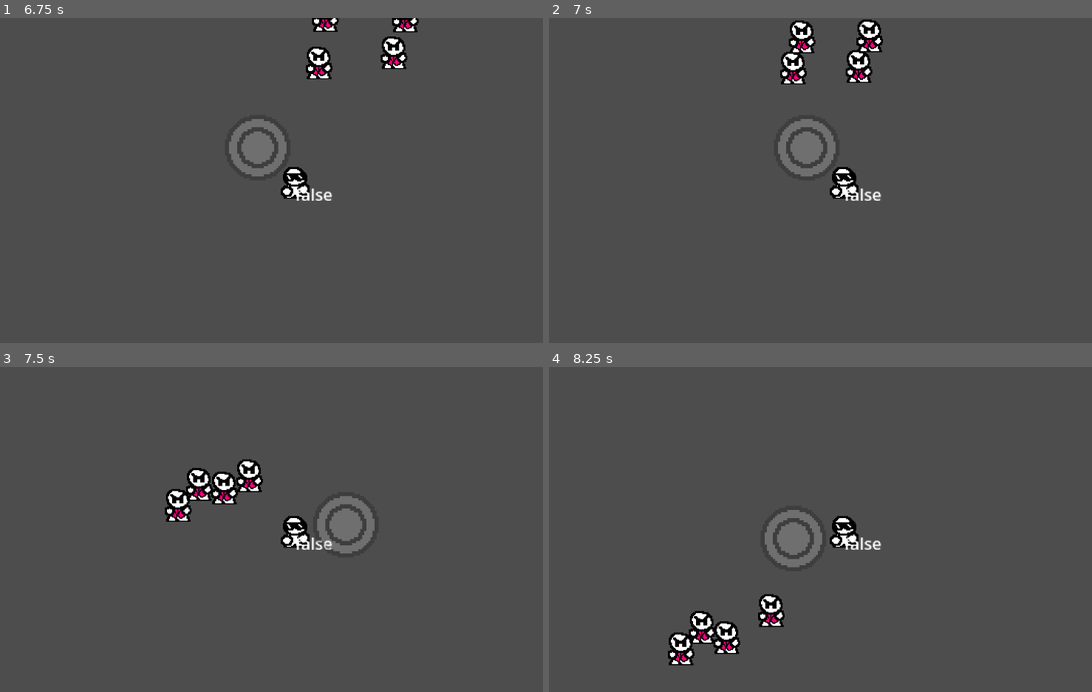
Above: before the commit, frames 1-4 (two rows, left to right).
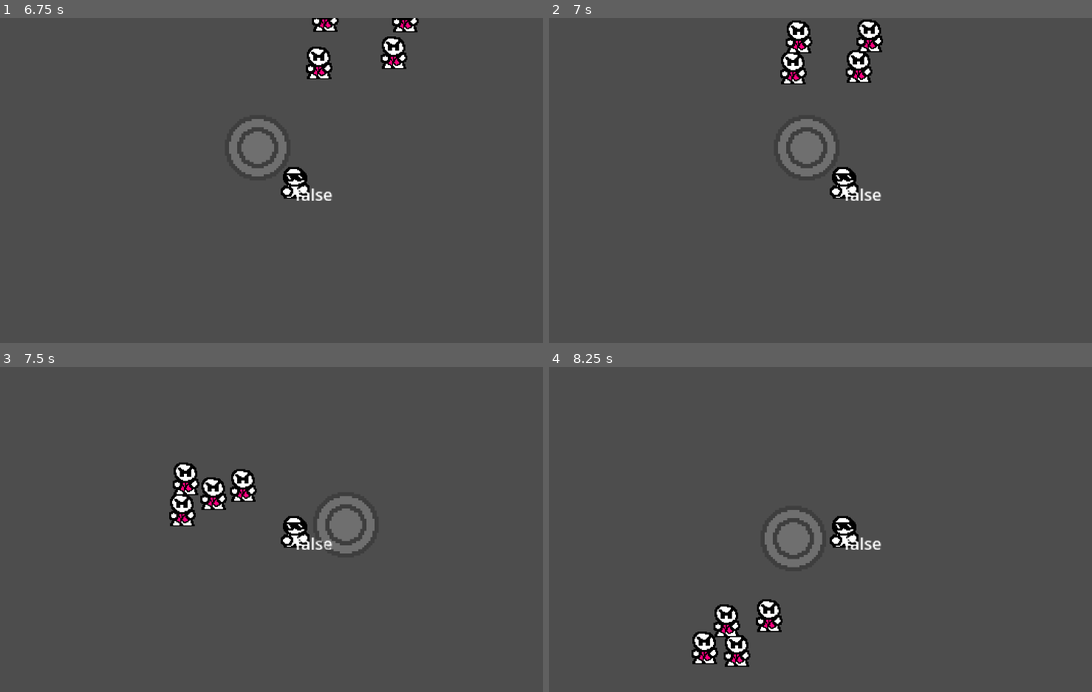
Above: after the commit, the same moments.

Repository: Daxlate/SunglassesJoey
Game: Godot game, scene res://scenes/Main menu/main_menu.tscn
The game is run twice, just before and just after one commit, with the same random seed, the same clock (stepped at 60 frames per second) and the same inputs.
Inputs (mouse positions are in pixels of both pictures, inside the frame that each line leads up to):
- Up to frame 1 (6.75 s): click "New game" at 0.5 s; move the mouse to (423, 167) at 1.27 s; press the mouse at (423, 167) at 1.28 s; hold D (MoveRight) 1.28-2.03 s; move the mouse to (179, 200) at 2.02 s; release the mouse at (179, 200) at 2.03 s; hold S (MoveDown) 2.03-2.78 s; click (179, 200) at 2.1 s; move the mouse to (352, 112) at 2.77 s; press the mouse at (352, 112) at 2.78 s; hold D (MoveRight) 2.78-3.53 s; move the mouse to (266, 248) at 3.52 s; release the mouse at (266, 248) at 3.53 s; hold W (MoveUp) 3.53-4.28 s; click (266, 248) at 3.6 s; move the mouse to (472, 232) at 4.27 s; press the mouse at (472, 232) at 4.28 s; hold A (MoveLeft) 4.28-5.78 s; move the mouse to (119, 135) at 5.02 s; release the mouse at (119, 135) at 5.03 s; click (119, 135) at 5.1 s; move the mouse to (325, 183) at 5.77 s; press the mouse at (325, 183) at 5.78 s; hold S (MoveDown) 5.78-6.53 s; move the mouse to (206, 99) at 6.52 s; release the mouse at (206, 99) at 6.53 s; hold D (MoveRight) from 6.53 s (still down); click (206, 99) at 6.6 s
- Up to frame 2 (7 s): keep holding D (MoveRight)
- Up to frame 3 (7.5 s): move the mouse to (423, 516) at 7.27 s; release D (MoveRight) at 7.28 s; press the mouse at (423, 516) at 7.28 s; hold W (MoveUp) from 7.28 s (still down)
- Up to frame 4 (8.25 s): move the mouse to (728, 549) at 8.02 s; release W (MoveUp) at 8.03 s; release the mouse at (728, 549) at 8.03 s; hold D (MoveRight) from 8.03 s (still down); click (728, 549) at 8.1 s

Frame 1 is identical in both runs. In frame 2, 0.3% of the frame differs, in the area x 43-50%, y 0-11%; in frame 3, 1.9%; in frame 4, 2.3%, in the area x 21-44%, y 69-93%.

Commit message:
enemy collision patch

Diff:
--- a/scenes/Sunglassesjoey.tscn
+++ b/scenes/Sunglassesjoey.tscn
@@ -85,7 +85,7 @@
 
 [node name="RangedLimit" type="Area2D" parent="." unique_id=2037734062]
 collision_layer = 32
-collision_mask = 2
+collision_mask = 64
 
 [node name="CollisionShape2D" type="CollisionShape2D" parent="RangedLimit" unique_id=722765043]
 shape = SubResource("CircleShape2D_al4r6")
--- a/scenes/ranged_goon.tscn
+++ b/scenes/ranged_goon.tscn
@@ -35,8 +35,8 @@
 height = 42.0
 
 [node name="RangedGoon" type="CharacterBody2D" unique_id=78784907]
-collision_layer = 2
-collision_mask = 34
+collision_layer = 64
+collision_mask = 98
 script = ExtResource("1_hh6sc")
 
 [node name="CollisionShape2D" type="CollisionShape2D" parent="." unique_id=1197788757]
